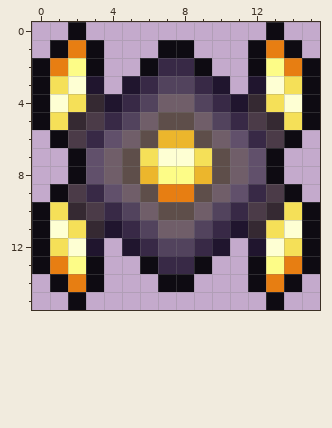
A pixel-art sprite gets an edit: Content/Items/Accessories/SpookyEmblem.png. Above: the version before the commit.
The file is 32x32 pixels, drawn in blocks of 2x2; one block is one cell here.
After the commit:
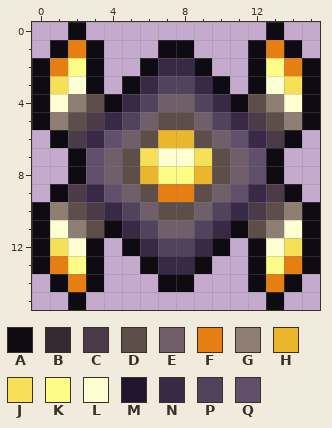
Palette (. is transparent): A #0e0b12  B #352932  C #4b3b48  D #5e4e4a  E #705e69  F #e77e12  G #8e7e74  H #ecb62c  J #f5e058  K #fdfc87  L #feffd3  M #20152e  N #382946  P #52435d  Q #61506b
The exact change:
{"y":3,"x":3,"old":"M","new":"A"}
{"y":3,"x":5,"old":"M","new":"A"}
{"y":3,"x":10,"old":"M","new":"A"}
{"y":3,"x":12,"old":"M","new":"A"}
{"y":4,"x":2,"old":"JBM","new":"GDA"}
{"y":4,"x":11,"old":"MBJ","new":"ADG"}
{"y":5,"x":1,"old":"JB","new":"GD"}
{"y":5,"x":13,"old":"BJ","new":"DG"}
{"y":10,"x":1,"old":"JB","new":"GD"}
{"y":10,"x":13,"old":"BJ","new":"DG"}
{"y":11,"x":2,"old":"JBM","new":"GDA"}
{"y":11,"x":11,"old":"MBJ","new":"ADG"}
{"y":12,"x":3,"old":"M","new":"A"}
{"y":12,"x":5,"old":"M","new":"A"}
{"y":12,"x":10,"old":"M","new":"A"}
{"y":12,"x":12,"old":"M","new":"A"}
